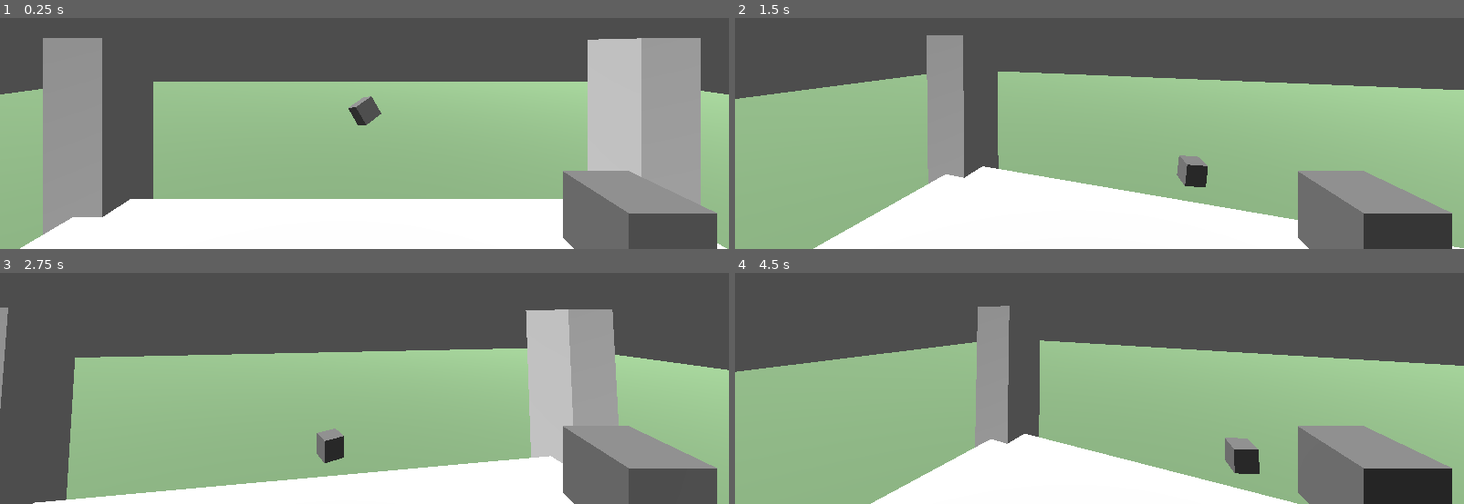
Above: before the commit, frames 1-4 (two rows, left to right).
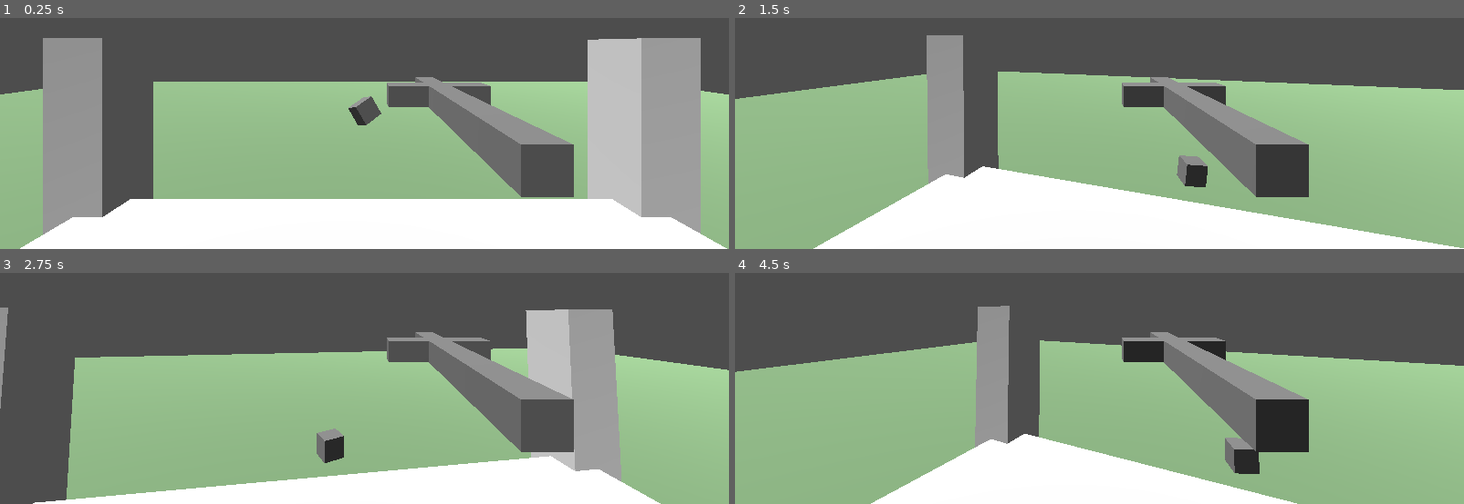
Above: after the commit, the same moments.

Repository: CodeyWinslow/brackeys_2025_1
Game: Godot game, scene res://LeviTestingGround/CharacterPlayground.tscn
Same seed, same stepped clock (60 frames per second), same inputs: the game is played once before the commit and once after it. This scene is started directly instead of the project's main scene.
Inputs (mouse positions are in pixels of both pictures, inside the frame that each line leads up to):
- Up to frame 1 (0.25 s): no input
- Up to frame 2 (1.5 s): move the mouse to (1135, 43) at 0.52 s; move the mouse to (1063, 45) at 1.27 s
- Up to frame 3 (2.75 s): tap Enter at 2 s; move the mouse to (379, 293) at 2.02 s
- Up to frame 4 (4.5 s): tap Space at 2.75, 4.25 s; move the mouse to (1092, 305) at 2.77 s; tap Enter at 3.5 s; move the mouse to (1150, 305) at 3.52 s; move the mouse to (1041, 293) at 4.27 s

The runs differ from the first frame. In frame 1, 11% of the frame differs, in the area x 53-99%, y 25-100%; in frame 2, 12%; in frame 3, 11%; in frame 4, 12%.

Commit message:
Basic arrow shooting in levi testing

Diff:
--- a/godot/brackeyssnipergame/LeviTestingGround/Player.tscn
+++ b/godot/brackeyssnipergame/LeviTestingGround/Player.tscn
@@ -1,6 +1,8 @@
-[gd_scene load_steps=3 format=3 uid="uid://c8ak1ey0sgq60"]
+[gd_scene load_steps=5 format=3 uid="uid://c8ak1ey0sgq60"]
 
 [ext_resource type="Script" path="res://LeviTestingGround/player.gd" id="1_i8u1n"]
+[ext_resource type="Script" path="res://LeviTestingGround/shoot.gd" id="2_atgws"]
+[ext_resource type="PackedScene" uid="uid://b4vvnl2bli1w6" path="res://LeviTestingGround/demo_bolt.tscn" id="3_u0dbq"]
 
 [sub_resource type="BoxMesh" id="BoxMesh_qxkap"]
 
@@ -9,6 +11,13 @@
 
 [node name="Camera3D" type="Camera3D" parent="."]
 
-[node name="MeshInstance3D" type="MeshInstance3D" parent="Camera3D"]
-transform = Transform3D(0.1, 0, 0, 0, 0.1, 0, 0, 0, 0.1, 0.348053, -0.240604, -0.351271)
+[node name="crossbow" type="MeshInstance3D" parent="Camera3D"]
+transform = Transform3D(0.1, 0, 0, 0, 0.1, 0, 0, 0, 1.07507, 0.348053, -0.240604, -1.04581)
 mesh = SubResource("BoxMesh_qxkap")
+script = ExtResource("2_atgws")
+bolt_scene = ExtResource("3_u0dbq")
+
+[node name="Part" type="MeshInstance3D" parent="Camera3D/crossbow"]
+transform = Transform3D(-4.37114e-08, 0, -4.72802, 0, 1, 0, 0.0930175, 0, -1.92238e-08, 0, 0, -0.223319)
+mesh = SubResource("BoxMesh_qxkap")
+skeleton = NodePath("../..")
--- /dev/null
+++ b/godot/brackeyssnipergame/LeviTestingGround/bolt.gd
@@ -0,0 +1,14 @@
+extends RigidBody3D
+
+var launch_force = 20.0
+
+func _ready():
+	# Set initial physics properties
+	gravity_scale = 1.0
+	continuous_cd = true  # Enable continuous collision detection
+	contact_monitor = true
+	max_contacts_reported = 1
+
+func launch_bolt(direction: Vector3):
+	# Apply impulse in the given direction
+	apply_central_impulse(direction * launch_force)
--- /dev/null
+++ b/godot/brackeyssnipergame/LeviTestingGround/demo_bolt.gd
@@ -0,0 +1,4 @@
+extends Node3D
+
+func launch(direction: Vector3):
+	get_node("RigidBody3D").launch_bolt(direction)
--- /dev/null
+++ b/godot/brackeyssnipergame/LeviTestingGround/demo_bolt.tscn
@@ -0,0 +1,37 @@
+[gd_scene load_steps=6 format=3 uid="uid://b4vvnl2bli1w6"]
+
+[ext_resource type="Script" path="res://LeviTestingGround/bolt.gd" id="1_16h3f"]
+[ext_resource type="Script" path="res://LeviTestingGround/demo_bolt.gd" id="1_r4fct"]
+
+[sub_resource type="BoxMesh" id="BoxMesh_qnfnd"]
+
+[sub_resource type="BoxShape3D" id="BoxShape3D_6aeja"]
+size = Vector3(0.035, 0.03, 0.045)
+
+[sub_resource type="BoxShape3D" id="BoxShape3D_f85ix"]
+size = Vector3(0.01, 0.01, 0.37)
+
+[node name="DemoBolt" type="Node3D"]
+script = ExtResource("1_r4fct")
+
+[node name="RigidBody3D" type="RigidBody3D" parent="."]
+script = ExtResource("1_16h3f")
+
+[node name="MeshInstance3D" type="MeshInstance3D" parent="RigidBody3D"]
+transform = Transform3D(0.01, 0, 0, 0, 0.01, 0, 0, 0, 0.4, 0, 0, 0)
+mesh = SubResource("BoxMesh_qnfnd")
+
+[node name="MeshInstance3D2" type="MeshInstance3D" parent="RigidBody3D"]
+transform = Transform3D(0.0308692, 0, 0, 0, 0.0268903, 0, 0, 0, -0.04, 0, 0, -0.183274)
+mesh = SubResource("BoxMesh_qnfnd")
+
+[node name="MeshInstance3D3" type="MeshInstance3D" parent="RigidBody3D"]
+transform = Transform3D(0.0660697, 0, 0, 0, 0.00577568, 0, 0, 0, -0.0260064, 0, 0, 0.189916)
+mesh = SubResource("BoxMesh_qnfnd")
+
+[node name="CollisionShape3D" type="CollisionShape3D" parent="RigidBody3D"]
+transform = Transform3D(1, 0, 0, 0, 1, 0, 0, 0, 1, 0, 0, -0.183108)
+shape = SubResource("BoxShape3D_6aeja")
+
+[node name="CollisionShape3D2" type="CollisionShape3D" parent="RigidBody3D"]
+shape = SubResource("BoxShape3D_f85ix")
--- /dev/null
+++ b/godot/brackeyssnipergame/LeviTestingGround/shoot.gd
@@ -0,0 +1,21 @@
+extends Node3D
+
+@export var bolt_scene: PackedScene
+@export var launch_power = 20.0
+
+func _unhandled_input(event):
+	if event.is_action_pressed("shoot"):  # Using the action we defined
+		shoot()
+
+func shoot():
+	# Instance the bolt
+	var bolt = bolt_scene.instantiate()
+
+	# Add it to the scene
+	get_tree().get_root().add_child(bolt)
+
+	# Set position and rotation (assuming this script is on a Node3D)
+	bolt.global_transform = global_transform
+
+	# Launch in the forward direction
+	bolt.launch(-global_transform.basis.z)
